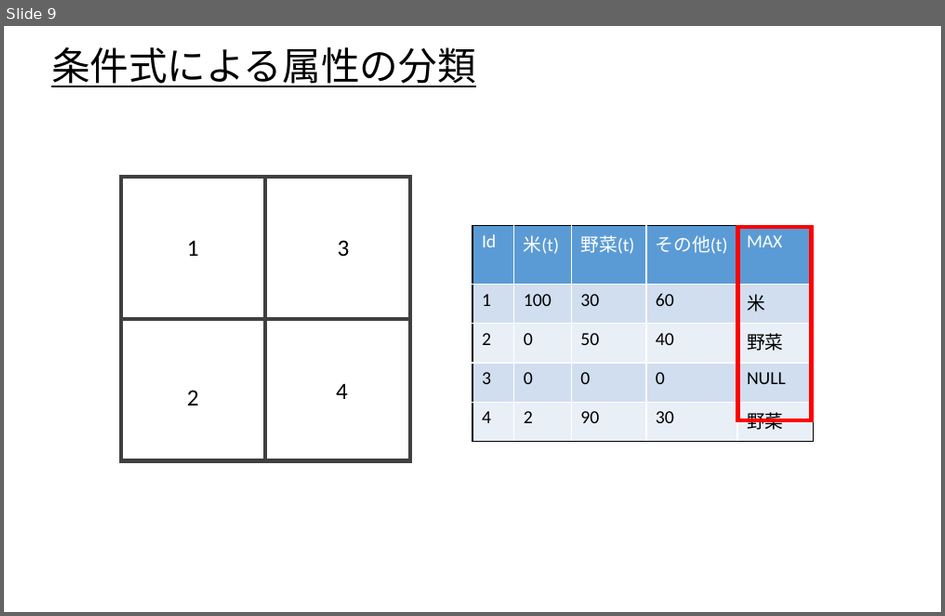
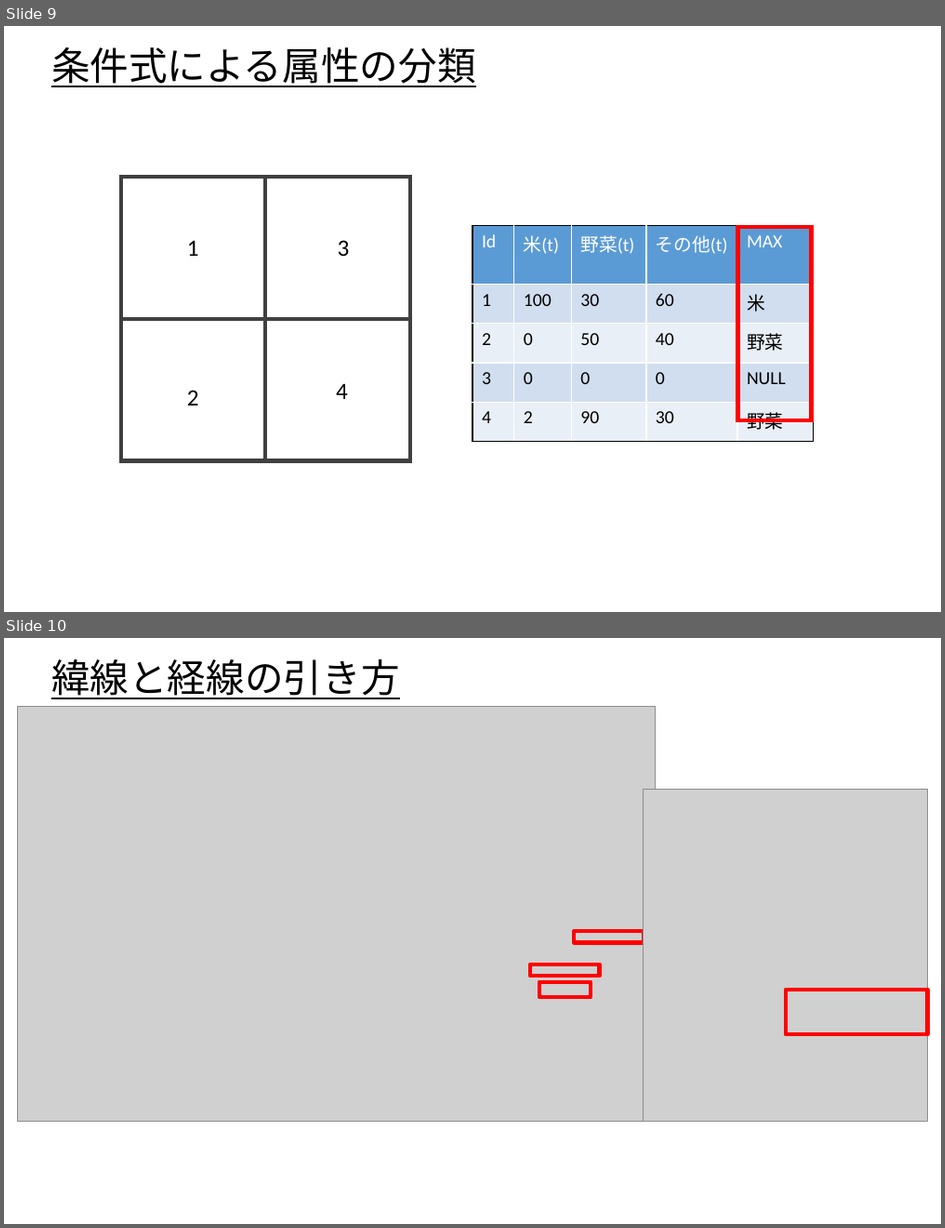
Before and after one commit to gis-oer/gis-oer, a slide deck: GISオープン教材/よくある質問とエラー/よくある質問とエラー.pptx. Shown one above the other, each under a label of ours: slide 9 before the commit, slides 9 and 10 after it. The pictures are 945x616 and 945x1228 pixels, drawn with LibreOffice and Linux fonts; fonts in the diff are those of the drawing; grey boxes stand for pictures. Boxes give left, top, right and bottom in pixels: in the first picture for what was removed or moved away, otherwise in the second. Text is boxed around its words. In the diff, an @@ line names an element or a change of style, - is before the commit and + after.

```diff
--- a/GISオープン教材/よくある質問とエラー/よくある質問とエラー.pptx
+++ b/GISオープン教材/よくある質問とエラー/よくある質問とエラー.pptx
@@ slide 10 added at (4,638,941,1224), background #FFFFFF @@
@@ title added at (51,659,400,699), 29.7 pt, text #000000, underline @@
+緯線と経線の引き方
@@ picture added at (18,707,656,1122) @@
@@ picture added at (643,789,927,1121) @@
@@ rectangle added at (574,930,643,942), outline #FF0000 3 pt @@
@@ rectangle added at (529,964,599,976), outline #FF0000 3 pt @@
@@ rectangle added at (540,982,591,998), outline #FF0000 3 pt @@
@@ rectangle added at (786,990,928,1034), outline #FF0000 3 pt @@
```
Also in this commit, not shown: 2 other files.
